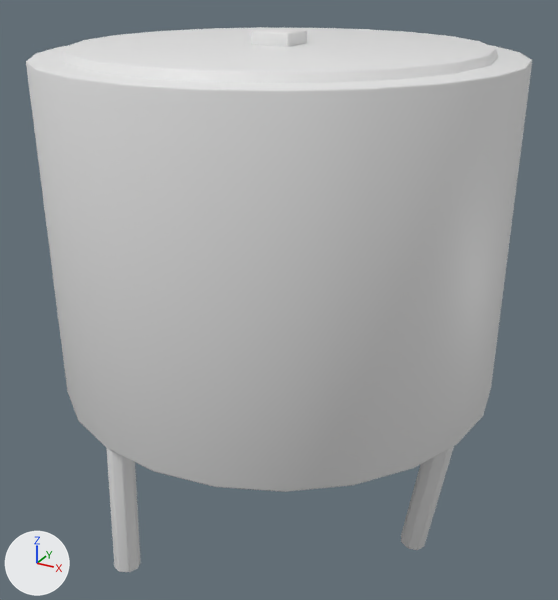
A saved change to the glTF model assets/models/soviet/SM_Helipad_FirePot.glb.
The view is the same before and after, from a 50 mm lens placed at (0.465, -0.846, 0.751), pointed at (0.001, -0.003, 0.329). Lighting does not change. The marker at lower left points along +X, +Y and +Z. The first picture is the older version. Where no turn or scale is listed for an object, it has been applied to the vertices.

The older version as bpy lines, for what is in view:
```python
mat_m_brass_soot = principled_material('M_Brass_Soot')
mat_m_brass_soot.base_color = (0.8, 0.8, 0.8)  # white #e7e7e7
mat_m_rusty_drum = principled_material('M_Rusty_Drum')
mat_m_rusty_drum.base_color = (0.8, 0.8, 0.8)  # white #e7e7e7
mat_m_snow_frost = principled_material('M_Snow_Frost')
mat_m_snow_frost.base_color = (0.8, 0.8, 0.8)  # white #e7e7e7
me_fire_emitter_socket_mesh = bpy.data.meshes.new('Fire_Emitter_Socket_Mesh')
me_fire_emitter_socket_mesh.from_pydata(...)  # 56 vertices, 108 faces; spans x -0.025..0.025, y -0.025..0.025, z -0.025..0.025
me_fire_emitter_socket_mesh.materials.append(mat_m_brass_soot)  # white #e7e7e7
me_sm_helipad_firepot_mesh = bpy.data.meshes.new('SM_Helipad_FirePot_Mesh')
me_sm_helipad_firepot_mesh.from_pydata(...)  # 480 vertices, 944 faces; spans x -0.29..0.29, y -0.29..0.29, z 0.0..0.65
me_sm_helipad_firepot_mesh.materials.append(mat_m_rusty_drum)  # white #e7e7e7
me_snow_cap_mesh_mesh = bpy.data.meshes.new('Snow_Cap_Mesh_Mesh')
me_snow_cap_mesh_mesh.from_pydata(...)  # 120 vertices, 236 faces; spans x -0.279..0.279, y -0.279..0.279, z -0.04..0.04
me_snow_cap_mesh_mesh.materials.append(mat_m_snow_frost)  # white #e7e7e7
ob_fire_emitter_socket = bpy.data.objects.new('Fire_Emitter_Socket', me_fire_emitter_socket_mesh)
ob_fire_emitter_socket.location = (0.0, 0.0, 0.65)
ob_sm_helipad_firepot = bpy.data.objects.new('SM_Helipad_FirePot', me_sm_helipad_firepot_mesh)
ob_sm_helipad_firepot.location = (0.0, 0.0, 0.0)
ob_snow_cap_mesh = bpy.data.objects.new('Snow_Cap_Mesh', me_snow_cap_mesh_mesh)
ob_snow_cap_mesh.location = (0.0, 0.0, 0.62)
```
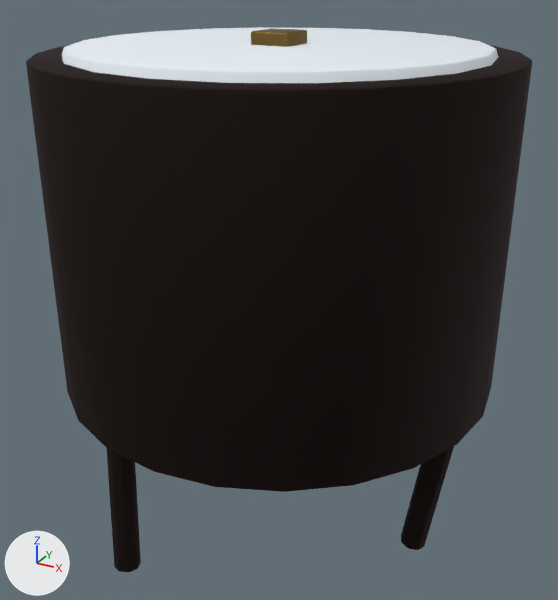
What changed in the scene script:
```text
Change mat_m_rusty_drum:
    mat_m_rusty_drum.base_color: (0.8, 0.8, 0.8) -> (0.0199, 0.0111, 0.00902)  # white #e7e7e7 -> black #271b18
    mat_m_rusty_drum.metallic: 0.0 -> 0.75
    mat_m_rusty_drum.roughness: 0.5 -> 0.85
Change mat_m_brass_soot:
    mat_m_brass_soot.base_color: (0.8, 0.8, 0.8) -> (0.198, 0.125, 0.0356)  # white #e7e7e7 -> brown #7b6335
    mat_m_brass_soot.metallic: 0.0 -> 0.92
Change mat_m_snow_frost:
    mat_m_snow_frost.base_color: (0.8, 0.8, 0.8) -> (0.812, 0.867, 0.916)  # white #e7e7e7 -> white #e9eff5
```

What differs and where, as boxes [x1, y1, x2, y2] in the pictures (558 x 600 px):
'SM_Helipad_FirePot', recoloured, surface changed (white to black)
    both: [26, 45, 532, 572]
'Snow_Cap_Mesh', recoloured
    both: [62, 27, 498, 83]
'Fire_Emitter_Socket', recoloured, surface changed (white to brown)
    both: [251, 28, 307, 47]
